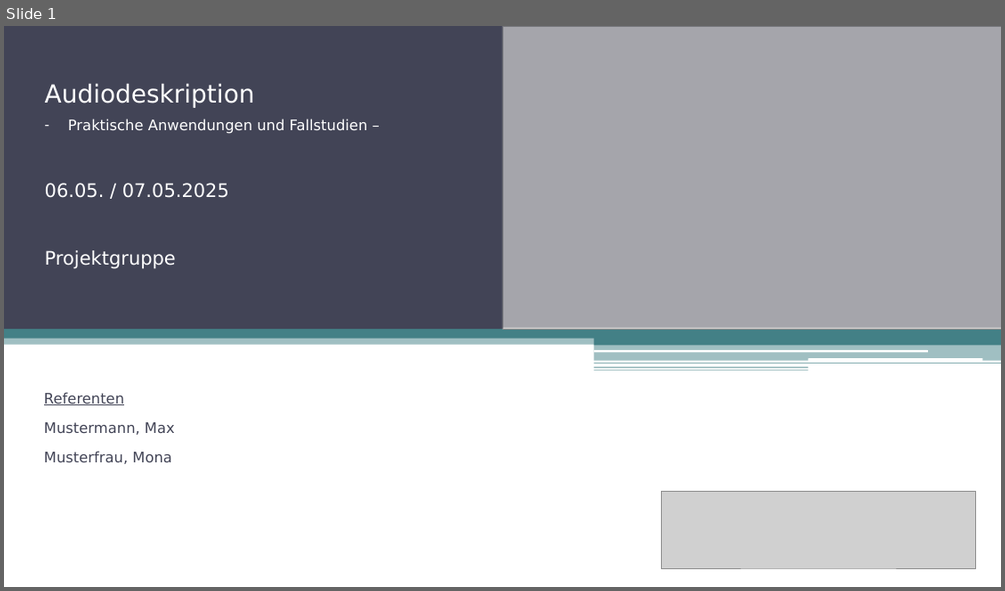
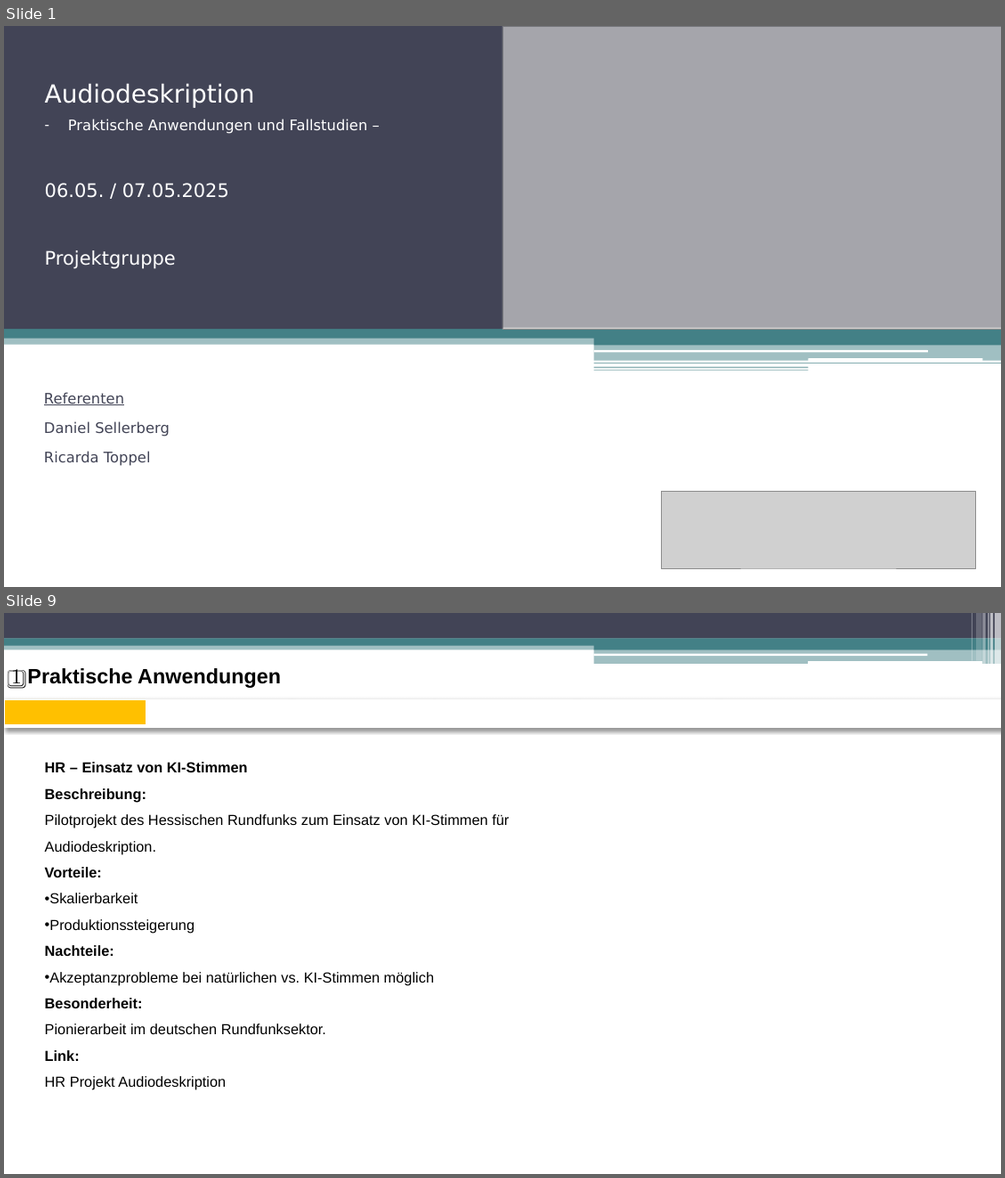
Before and after one commit to fhswf/descraibe, a slide deck: 20250424_Audiodeskription_Praktische Anwendungen und Fallstudien_v01.pptx. Shown one above the other, each under a label of ours: slide 1 before the commit, slides 1 and 9 after it; the slides between them are not shown. The pictures are 1005x591 and 1005x1178 pixels, drawn with LibreOffice and Linux fonts; fonts in the diff are those of the drawing; grey boxes stand for pictures. Boxes give left, top, right and bottom in pixels: in the first picture for what was removed or moved away, otherwise in the second. Text is boxed around its words. In the diff, an @@ line names an element or a change of style, - is before the commit and + after.

```diff
--- a/20250424_Audiodeskription_Praktische Anwendungen und Fallstudien_v01.pptx
+++ b/20250424_Audiodeskription_Praktische Anwendungen und Fallstudien_v01.pptx
@@ slide 9 added at <box>4,613,1001,1174</box>, background #FFFFFF; not listed: 11 template elements that a slide beside it also shows @@
@@ rounded rectangle added at <box>593,653,928,656</box>, fill #FFFFFF @@
@@ rounded rectangle added at <box>808,661,982,664</box>, fill #FFFFFF @@
@@ title added at <box>11,668,281,689</box>, 20 pt, text #000000, bold @@
+1️⃣ Praktische Anwendungen
@@ table added at <box>4,699,998,728</box>, 1 rows, 7 columns @@
+ |  |  |  |  |  | 
@@ text added at <box>45,762,509,1090</box>, 14 pt, text #000000 @@
+HR – Einsatz von KI-Stimmen
+Beschreibung:
+Pilotprojekt des Hessischen Rundfunks zum Einsatz von KI-Stimmen für Audiodeskription.
+Vorteile:
+• Skalierbarkeit
+• Produktionssteigerung
+Nachteile:
+• Akzeptanzprobleme bei natürlichen vs. KI-Stimmen möglich
+Besonderheit:
+Pionierarbeit im deutschen Rundfunksektor.
+Link:
+HR Projekt Audiodeskription
@@ slide 1 changed as well @@
@@ subtitle at <box>44,421,170,466</box>: text changed @@
-Mustermann, Max
-Musterfrau, Mona
+Daniel Sellerberg
+Ricarda Toppel
```
Also in this commit, not shown: 1 other slide changed, 27 other slides added, 6 slides removed.
